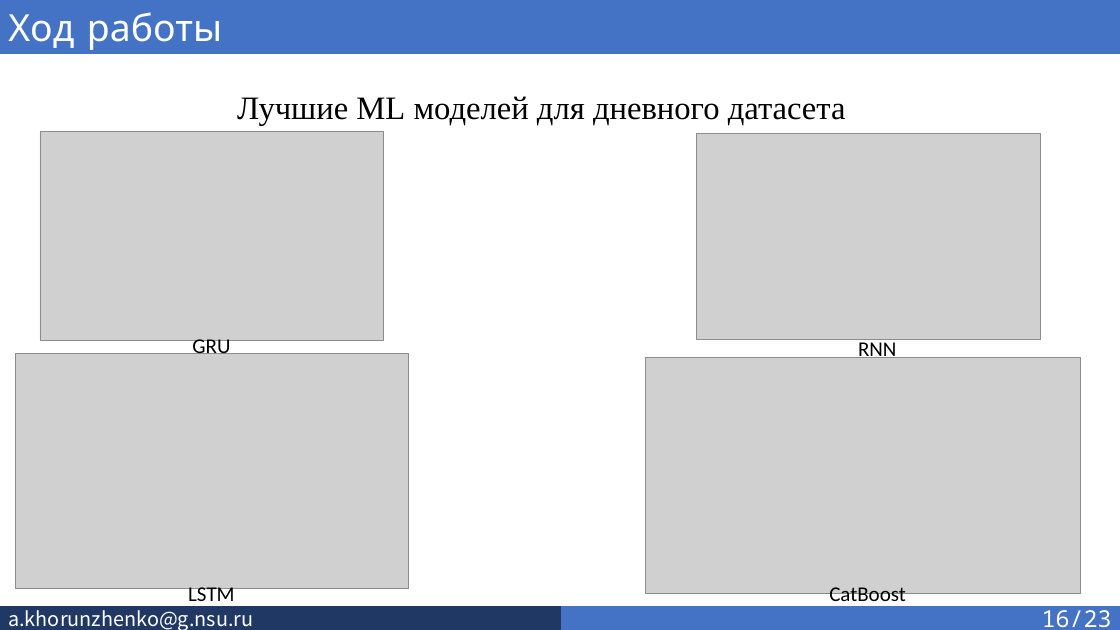
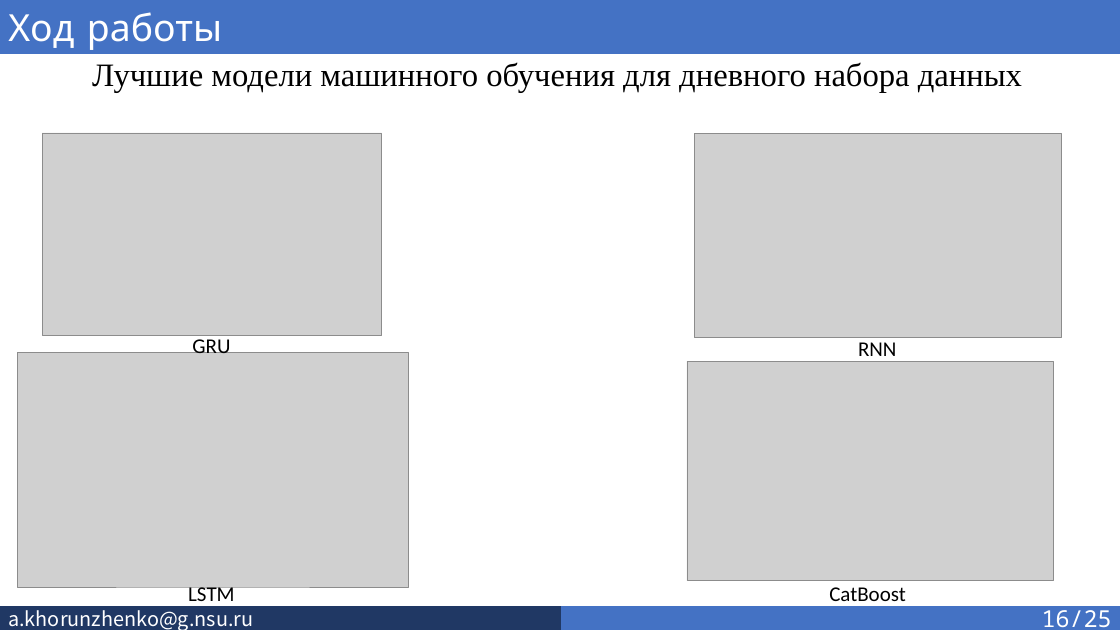
Before and after one commit to SkivHisink/MasterWork, a slide deck: slide 16 of Text/Хорунженко_презентация_4_сем.pptx. Drawn at 1120x630 pixels with LibreOffice and Linux fonts; fonts in the diff are those of the drawing; grey boxes stand for pictures. Boxes give left, top, right and bottom in pixels: in the first picture for what was removed or moved away, otherwise in the second. Text is boxed around its words. In the diff, an @@ line names an element or a change of style, - is before the commit and + after.

Commit message:
Added results
Added result table
Fixed text
Fixed presentation

```diff
--- a/Text/Хорунженко_презентация_4_сем.pptx
+++ b/Text/Хорунженко_презентация_4_сем.pptx
@@ text at <box>92,62,1022,92</box>: text changed @@
-Лучшие ML моделей для дневного датасета
+Лучшие модели машинного обучения для дневного набора данных
@@ picture: place and size @@
-picture at <box>40,132,384,340</box>
+picture at <box>42,133,381,335</box>
@@ picture: place and size @@
-picture at <box>697,133,1040,339</box>
+picture at <box>695,133,1061,338</box>
@@ picture: place and size @@
-picture at <box>645,358,1081,594</box>
+picture at <box>687,361,1054,581</box>
@@ text in rectangle at <box>1042,610,1112,627</box>: text changed @@
-16/23
+16/25
```
Also in this commit, not shown: 22 other slides changed, 2 slides added, 4 other files.
